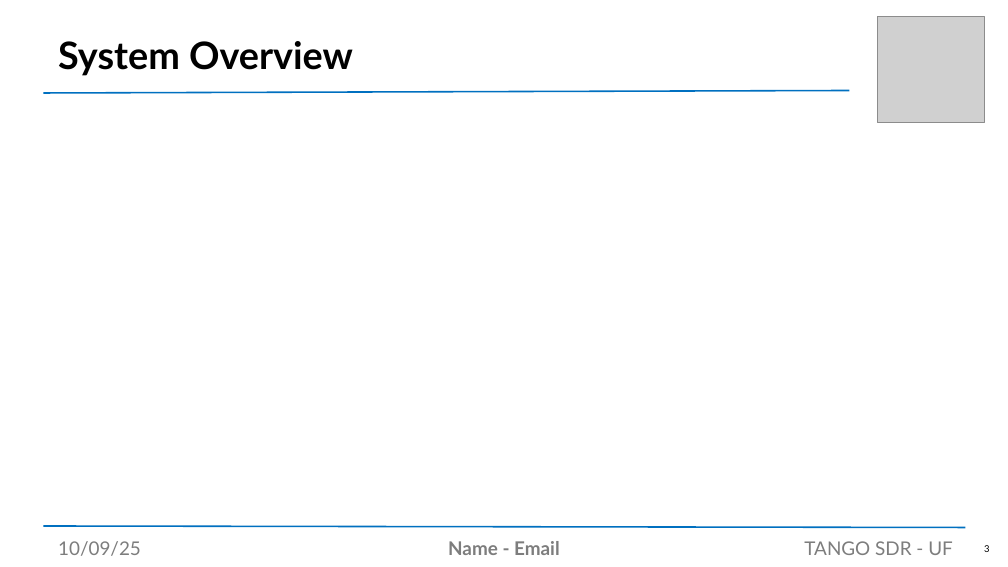
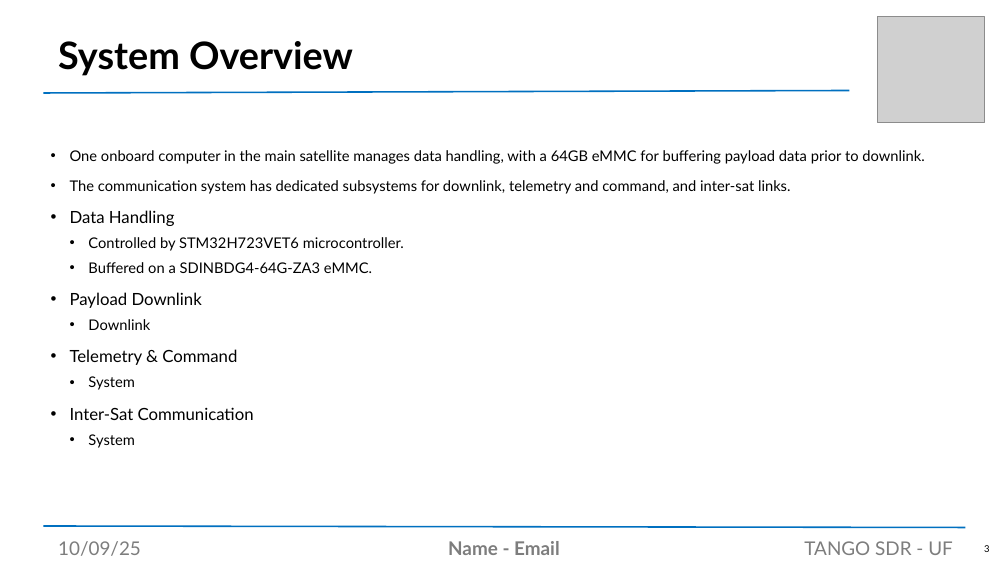
Before and after one commit to noahtouchton/School, a slide deck: slide 3 of Fall 2025/Aero Design 1/PowerPoint/SDR Presentation Template.pptx. Drawn at 1008x567 pixels with LibreOffice and Linux fonts; fonts in the diff are those of the drawing; grey boxes stand for pictures. Boxes give left, top, right and bottom in pixels: in the first picture for what was removed or moved away, otherwise in the second. Text is boxed around its words. In the diff, an @@ line names an element or a change of style, - is before the commit and + after.

```diff
--- a/Fall 2025/Aero Design 1/PowerPoint/SDR Presentation Template.pptx
+++ b/Fall 2025/Aero Design 1/PowerPoint/SDR Presentation Template.pptx
@@ text added at (70, 150, 924, 448), 14 pt, text #000000 @@
+• One onboard computer in the main satellite manages data handling, with a 64GB eMMC for buffering payload data prior to downlink.
+• The communication system has dedicated subsystems for downlink, telemetry and command, and inter-sat links.
+• Data Handling
+  • Controlled by STM32H723VET6 microcontroller.
+  • Buffered on a SDINBDG4-64G-ZA3 eMMC.
+• Payload Downlink
+  • Downlink
+• Telemetry & Command
+  • System
+• Inter-Sat Communication
+  • System
```
Also in this commit, not shown: 2 other slides changed, 1 slide added, 5 other files.
